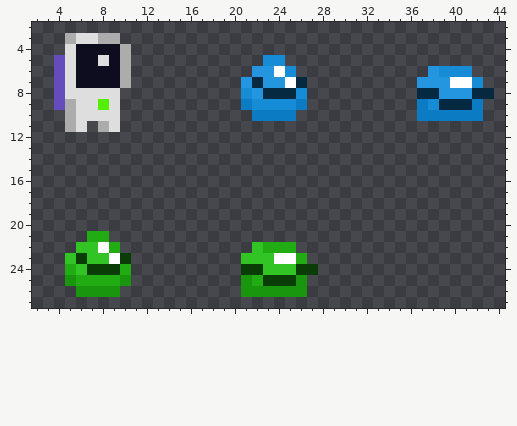
Pixel-art sprite, stored at summer game/Content/images/characters.png. The picture above was drawn from the file before the commit.
The file is 48x32 pixels. Shown: x 2..44, y 2..27.
Now the later version:
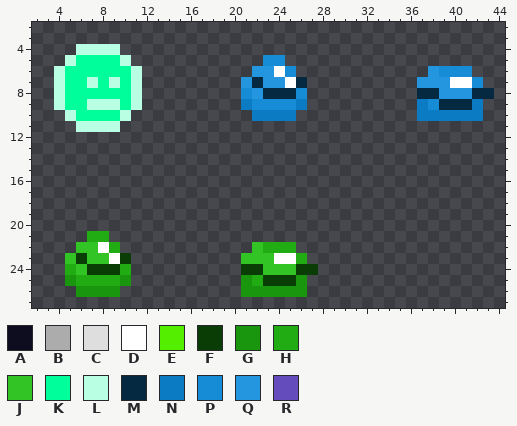
Palette (. is transparent): A #0d0d1f  B #acacac  C #dedede  D #ffffff  E #53ee00  F #0a3c05  G #19960d  H #21ac14  J #32c424  K #00ff9b  L #b9ffe3  M #042940  N #0b7cc3  P #168bd6  Q #2496e0  R #654cbc
Edits made:
y 3: x 5..9 BCCBB -> .....
y 4: x 5..10 CAAAAB -> .LLLL.
y 5: x 4..10 RCAACAB -> .LKKKKL
y 6: x 4..11 RCAAAAB. -> LKKKKKKL
y 7: x 4..11 RCAAAAB. -> LKKLKLKL
y 8: x 4..11 RCCCCC.. -> LKKKKKKL
y 9: x 4..11 RBCCEC.. -> LKKLLLKL
y 10: x 5..10 BCCCC. -> LKKKKL
y 11: x 5..9 BC.BC -> .LLLL
Boxes around the changes in both pictures, in picture pixels (x1, y1, x2, y2):
changed: (54, 33, 142, 132)
